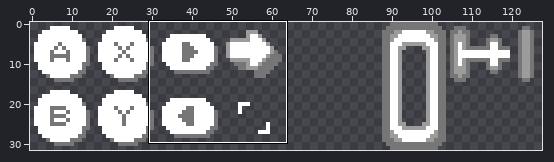
Pixel-art file -- assets/hud_compact.aseprite. The first picture is a wide view before the edit; the outline marks the close-up.
Close-up. Before the edit:
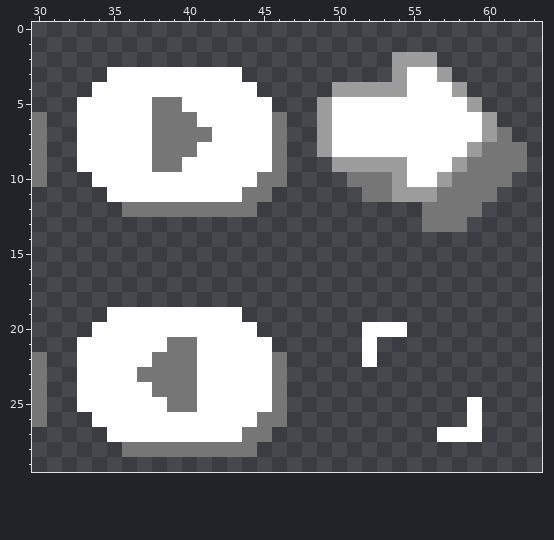
128x32 pixels, 1 frame. Shown: x 30..63, y 0..29.
The same view after the edit:
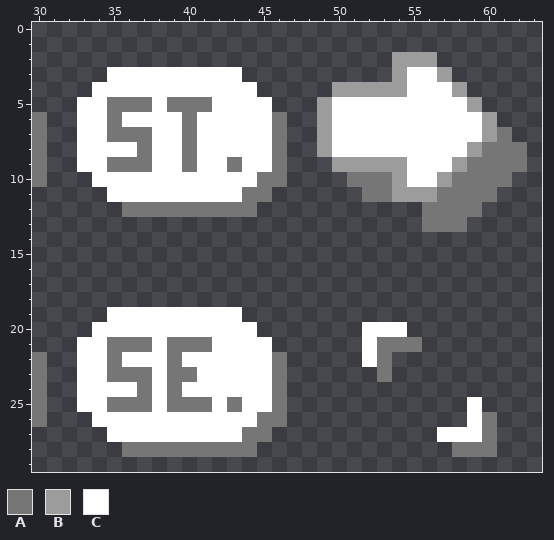
Palette (. is transparent): A #767676  B #9c9c9c  C #ffffff
The edit:
@@ x 33..45 @@
  4 .CCCCCCCCCCC.
- 5 CCCCCAACCCCCC
- 6 CCCCCAAACCCCC
- 7 CCCCCAAAACCCC
- 8 CCCCCAAACCCCC
- 9 CCCCCAACCCCCC
+ 5 CCAAACAAACCCC
+ 6 CCACCCCACCCCC
+ 7 CCAAACCACCCCC
+ 8 CCCCACCACCCCC
+ 9 CCAAACCACCACC
 10 .CCCCCCCCCCCA
@@ x 30..63 @@
 20 ....CCCCCCCCCCC.......CCC.........
-21 ...CCCCCCAACCCCC......C...........
-22 A..CCCCCAAACCCCCA.....C...........
-23 A..CCCCAAAACCCCCA.................
-24 A..CCCCCAAACCCCCA.................
-25 A..CCCCCCAACCCCCA............C....
-26 A...CCCCCCCCCCCAA............C....
-27 .....CCCCCCCCCAA...........CCC....
-28 ......AAAAAAAAA...................
+21 ...CCAAACAAACCCC......CAAA........
+22 A..CCACCCACCCCCCA.....CA..........
+23 A..CCAAACAACCCCCA......A..........
+24 A..CCCCACACCCCCCA.................
+25 A..CCAAACAAACACCA............C....
+26 A...CCCCCCCCCCCAA............CA...
+27 .....CCCCCCCCCAA...........CCCA...
+28 ......AAAAAAAAA.............AAA...
 29 ..................................
